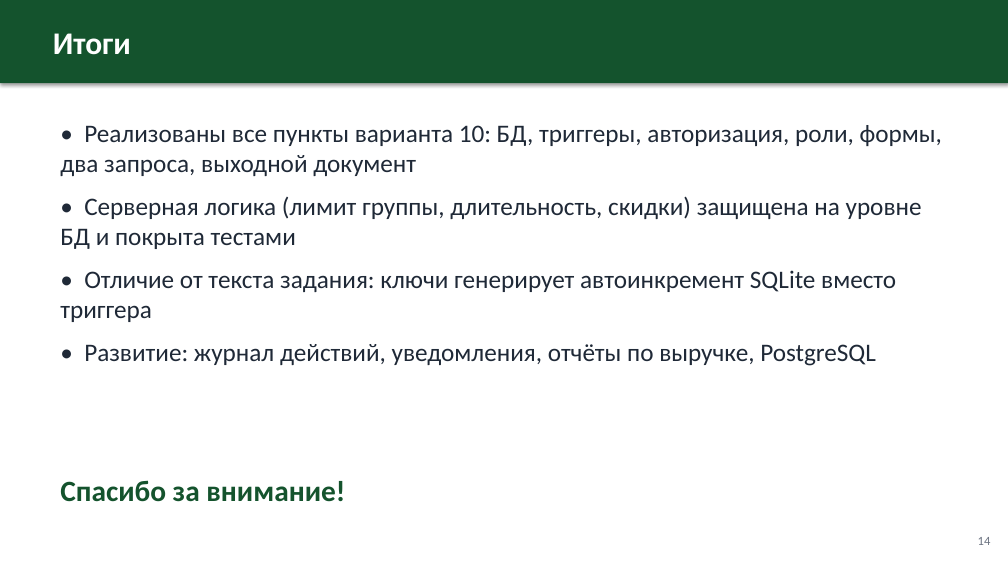
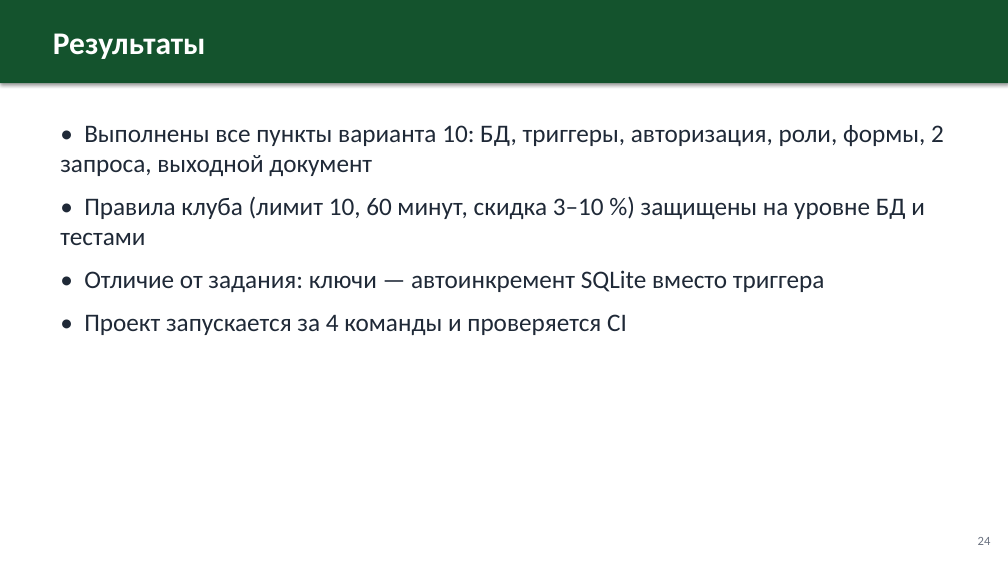
Before and after one commit to Uzalov-Gamid/sport-club, a slide deck: slide 24 of docs/Презентация_Спортивный_клуб.pptx (slide 14 before the commit). Drawn at 1008x567 pixels with LibreOffice and Linux fonts; fonts in the diff are those of the drawing. Boxes give left, top, right and bottom in pixels: in the first picture for what was removed or moved away, otherwise in the second. Text is boxed around its words. In the diff, an @@ line names an element or a change of style, - is before the commit and + after.

```diff
--- a/docs/Презентация_Спортивный_клуб.pptx
+++ b/docs/Презентация_Спортивный_клуб.pptx
@@ text at [53,33,206,59]: text changed @@
-Итоги
+Результаты
@@ text at [60,125,944,335]: text changed @@
-• Реализованы все пункты варианта 10: БД, триггеры, авторизация, роли, формы, два запроса, выходной документ
-• Серверная логика (лимит группы, длительность, скидки) защищена на уровне БД и покрыта тестами
-• Отличие от текста задания: ключи генерирует автоинкремент SQLite вместо триггера
-• Развитие: журнал действий, уведомления, отчёты по выручке, PostgreSQL
+• Выполнены все пункты варианта 10: БД, триггеры, авторизация, роли, формы, 2 запроса, выходной документ
+• Правила клуба (лимит 10, 60 минут, скидка 3–10 %) защищены на уровне БД и тестами
+• Отличие от задания: ключи — автоинкремент SQLite вместо триггера
+• Проект запускается за 4 команды и проверяется CI
@@ text removed at [60,480,345,502] @@
-Спасибо за внимание!
@@ text at [978,537,991,545]: text changed @@
-14
+24
```
Also in this commit, not shown: 8 other slides changed, 17 slides added, 5 slides removed.
